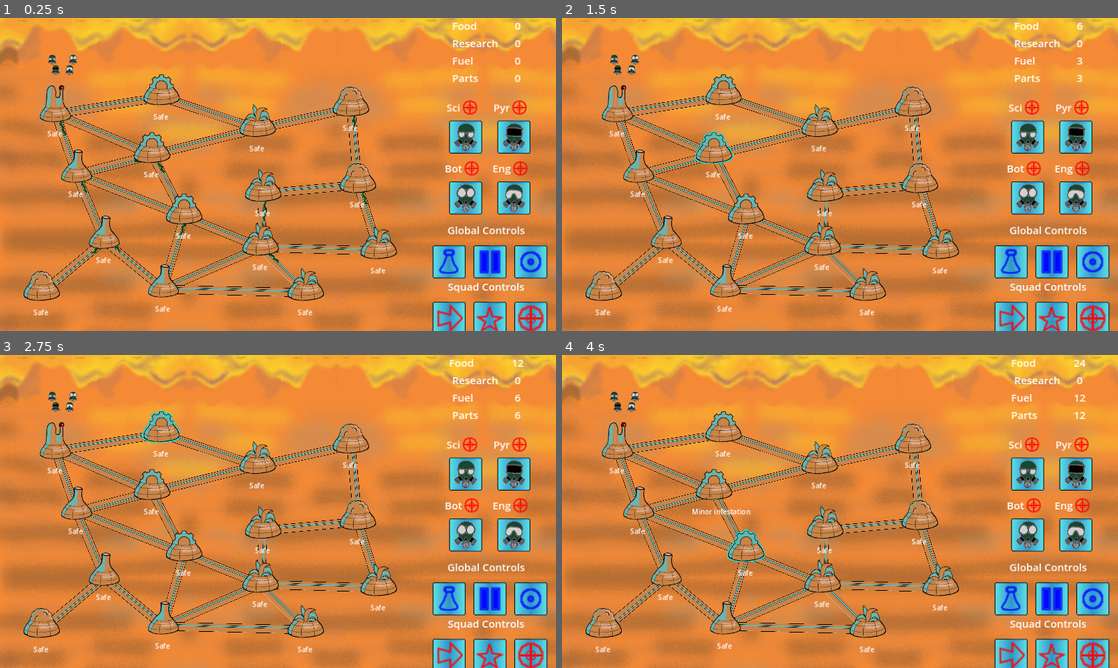
Above: before the commit, frames 1-4 (two rows, left to right).
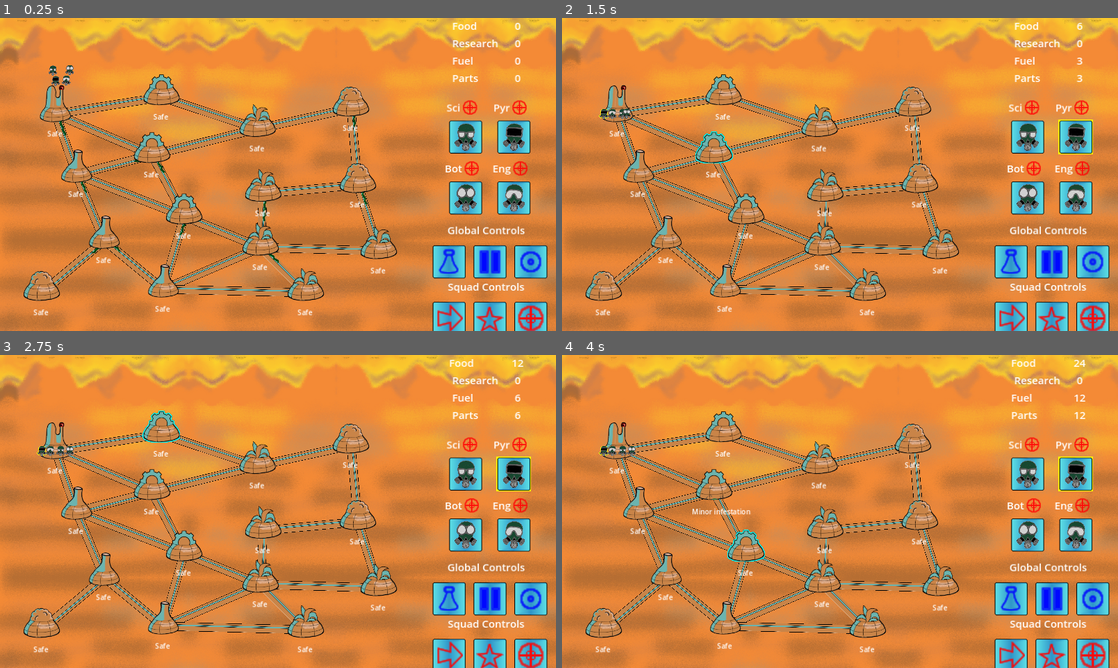
Above: after the commit, the same moments.

Repository: Aveli-games/contra-tentacula
Game: Godot game, scene res://main.tscn
Same seed, same stepped clock (60 frames per second), same inputs: the game is played once before the commit and once after it.
Inputs (mouse positions are in pixels of both pictures, inside the frame that each line leads up to):
- Up to frame 1 (0.25 s): no input
- Up to frame 2 (1.5 s): move the mouse to (617, 102) at 0.52 s; click (617, 102) at 0.67 s; move the mouse to (712, 143) at 1.27 s; click (712, 143) at 1.42 s
- Up to frame 3 (2.75 s): move the mouse to (161, 423) at 2.02 s; click (161, 423) at 2.17 s
- Up to frame 4 (4 s): tap Enter at 2.75 s; move the mouse to (639, 502) at 2.77 s; click (639, 502) at 2.92 s; tap Space at 3.5 s; move the mouse to (745, 542) at 3.52 s; click (745, 542) at 3.67 s

The runs differ from the first frame. In frame 1, 0.2% of the frame differs, in the area x 8-14%, y 11-22%; in frame 2, 0.4%; in frame 3, 0.4%, in the area x 6-96%, y 11-44%; in frame 4, 0.4%.
Error before the commit: Invalid access to property or key 'infestation_percentage' on a base object of type 'Nil'. (res://squad.gd:155)

Commit message:
"working" pathing

Diff:
--- a/autoloads/Pather.gd
+++ b/autoloads/Pather.gd
@@ -4,7 +4,7 @@
 
 # start, finish are Domes
 ##TODO: make it so start can be mid-connector
-func find_path(start, finish) -> Array[Dome]:
+func find_path(start: Dome, finish: Dome):
 	# if start is connection
 	# new path = []
 	# connections = [start.dome_a, start.dome_b]
--- a/squad.gd
+++ b/squad.gd
@@ -19,13 +19,27 @@
 
 var target_position: Vector2
 var velocity: Vector2 = Vector2.ZERO
-var current_action: Globals.ActionType = Globals.ActionType.NONE
+var current_action = {'type': Globals.ActionType.NONE}
 var action_queue = []
 
 var moving: bool = false
 
 func _ready():
 	set_highlight(false)
+
+# call when queue changes or action finished
+func _start_next_action():
+	var next_action = action_queue.pop_front()
+	if next_action:
+		print(self.name, next_action)
+		current_action = next_action
+		if current_action.type == Globals.ActionType.MOVE:
+			set_target(current_action.target)
+
+func _set_action_queue(new_queue):
+	action_queue = new_queue
+	print('action_queue: ', action_queue)
+	_start_next_action()
 
 func set_sprite(path: String):
 	$Sprite2D.texture = load(path)
@@ -63,6 +77,7 @@
 	if target_location:
 		target_location.enter(self)
 		moving = false
+		_start_next_action()
 
 func _on_movement_started():
 	if location:
@@ -75,7 +90,7 @@
 		return false
 	if !location: # We don't have a current location, move to get one
 		print_debug("We don't have a current location, move to target: ", target)
-		action_queue = _create_move_action(target)
+		_set_action_queue([_create_action(Globals.ActionType.MOVE, target)])
 		return true
 	if location == target: # Target is current location ==> already there?
 		return true
@@ -92,14 +107,20 @@
 		# fill action queue with move actions
 		# first element is current location
 		path_to_target.pop_front()
+		print('PATH: ', path_to_target)
 		var move_actions = path_to_target.map(_create_move_action)
-		action_queue = move_actions
+		print(move_actions)
+		_set_action_queue(move_actions)
 		return true
 	else: # Target is not connected to current location
 		return false
 
+func _create_action(type: Globals.ActionType, target: Dome):
+	print('new action:', {'type': type, 'target': target})
+	return {'type': type, 'target': target}
+
 func _create_move_action(target: Dome):
-	return {'action': Globals.ActionType.MOVE, 'target': target}
+	return _create_action(Globals.ActionType.MOVE, target)
 
 func special(target: Dome):
 	if location:
@@ -115,9 +136,9 @@
 			Globals.add_resource(Globals.ResourceType.FOOD, -1)
 			location.add_infestation(BASE_INFESTATION_FIGHT_RATE * $ActionTimer.wait_time)
 
+# called on right-click from main.gd
 func command(action: Globals.ActionType, target: Dome):
 	if move(target):
-		current_action = action
 		if display_link:
 			display_link.set_action(action)
 
